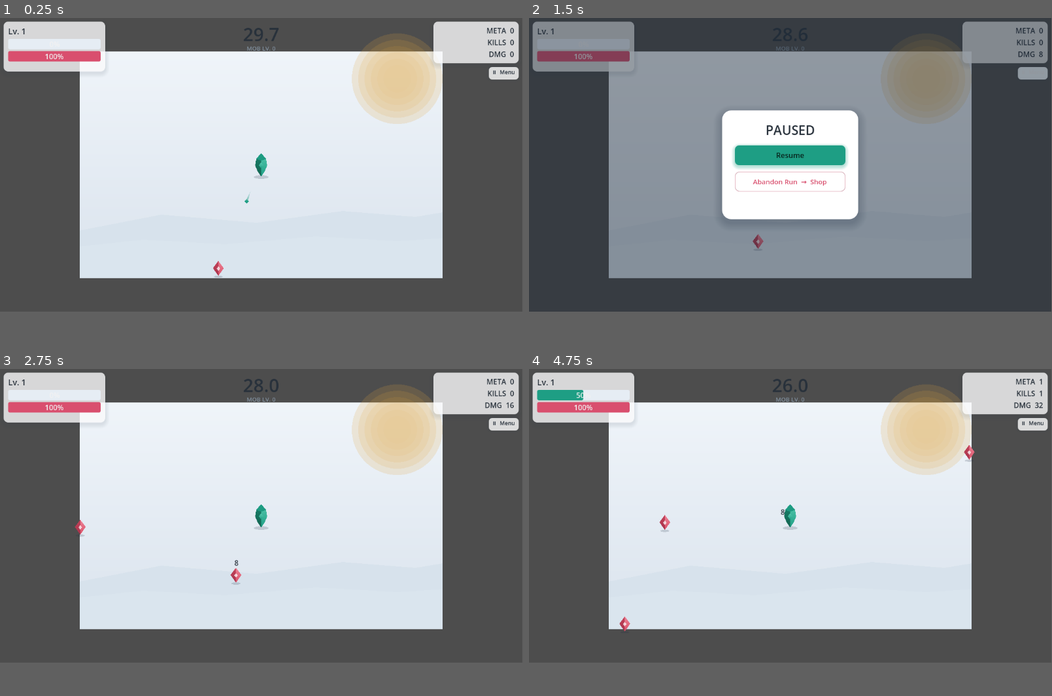
Above: before the commit, frames 1-4 (two rows, left to right).
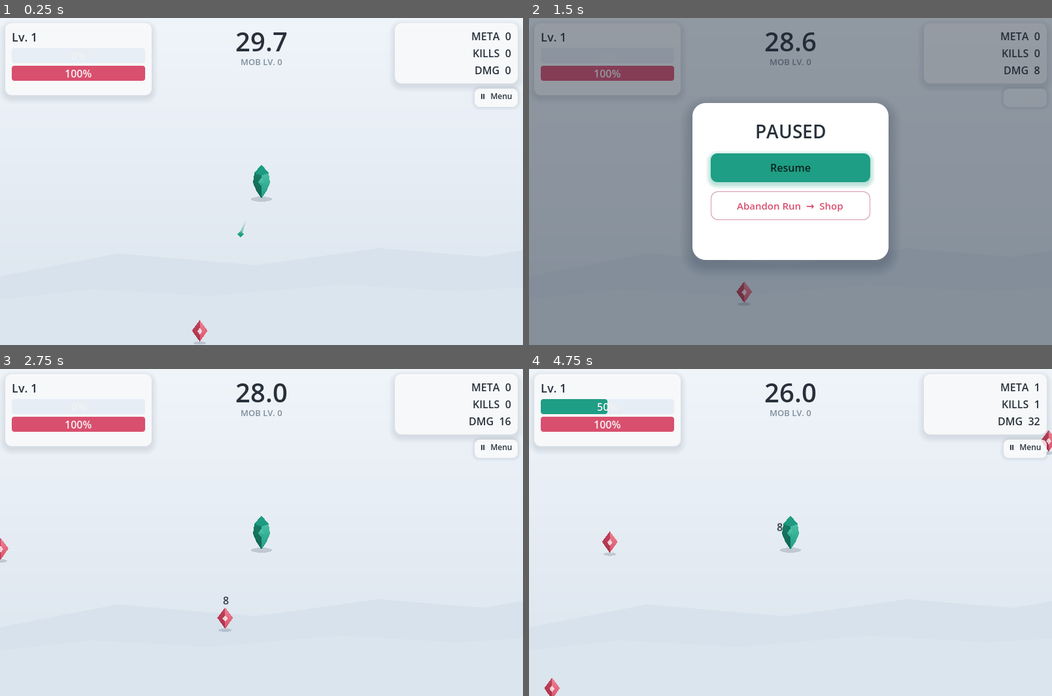
Above: after the commit, the same moments.

Repository: moorknet/incremental
Game: Godot game, scene res://scenes/main.tscn
The game is run twice, just before and just after one commit, with the same random seed, the same clock (stepped at 60 frames per second) and the same inputs.
Inputs (mouse positions are in pixels of both pictures, inside the frame that each line leads up to):
- Up to frame 1 (0.25 s): no input
- Up to frame 2 (1.5 s): move the mouse to (905, 148) at 0.52 s; click (905, 148) at 0.67 s; click "⏸ Menu" at 1.25 s
- Up to frame 3 (2.75 s): click "Resume" at 2 s
- Up to frame 4 (4.75 s): move the mouse to (685, 529) at 2.77 s; click (685, 529) at 2.92 s; move the mouse to (842, 450) at 3.52 s; click (842, 450) at 3.67 s; move the mouse to (764, 575) at 4.27 s; click (764, 575) at 4.42 s
In our replay, the window is 799x449 before the commit and 800x500 after it. These sizes can differ from the game's own. Grey fills any space a smaller window leaves; there, only what the larger window draws over its background counts as a difference.

The runs differ from the first frame. In frame 1, 45% of the frame differs, in the area x 0-100%, y 0-100%; in frame 2, 54%, in the area x 0-100%, y 0-90%; in frame 3, 45%; in frame 4, 46%.

Commit message:
Fix play area: fill full window, remove sun
Added [display] section to project.godot: design viewport is 800x500,
initial window opens at 1280x800 (same 1.6:1 ratio, no letterboxing),
stretch mode canvas_items so everything scales cleanly. Previously the
default 1152x648 viewport made the arena appear as a box surrounded by
void.

Also removed the sun glow from arena_background.gd.

Co-Authored-By: Claude Sonnet 4.6 <noreply@anthropic.com>

Diff:
--- a/project.godot
+++ b/project.godot
@@ -14,6 +14,15 @@
 run/main_scene="res://scenes/main.tscn"
 config/features=PackedStringArray("4.6", "Forward Plus")
 
+[display]
+
+window/size/viewport_width=800
+window/size/viewport_height=500
+window/size/window_width_override=1280
+window/size/window_height_override=800
+window/stretch/mode="canvas_items"
+window/stretch/aspect="keep"
+
 [autoload]
 
 GameManager="*res://scripts/game_manager.gd"
--- a/scripts/arena_background.gd
+++ b/scripts/arena_background.gd
@@ -8,12 +8,6 @@
 		PackedVector2Array([Vector2(0, 0), Vector2(800, 0), Vector2(800, 500), Vector2(0, 500)]),
 		PackedColorArray([top, top, bot, bot])
 	)
-
-	# Soft sun disc (upper-right ambient glow)
-	var sun := Vector2(700, 60)
-	for i in 6:
-		var r := float(6 - i)
-		draw_circle(sun, 16 + r * 14, Color(0.875, 0.640, 0.235, 0.03 * r))
 
 	# Decorative ridge silhouettes at the bottom
 	_draw_ridge(PackedVector2Array([
